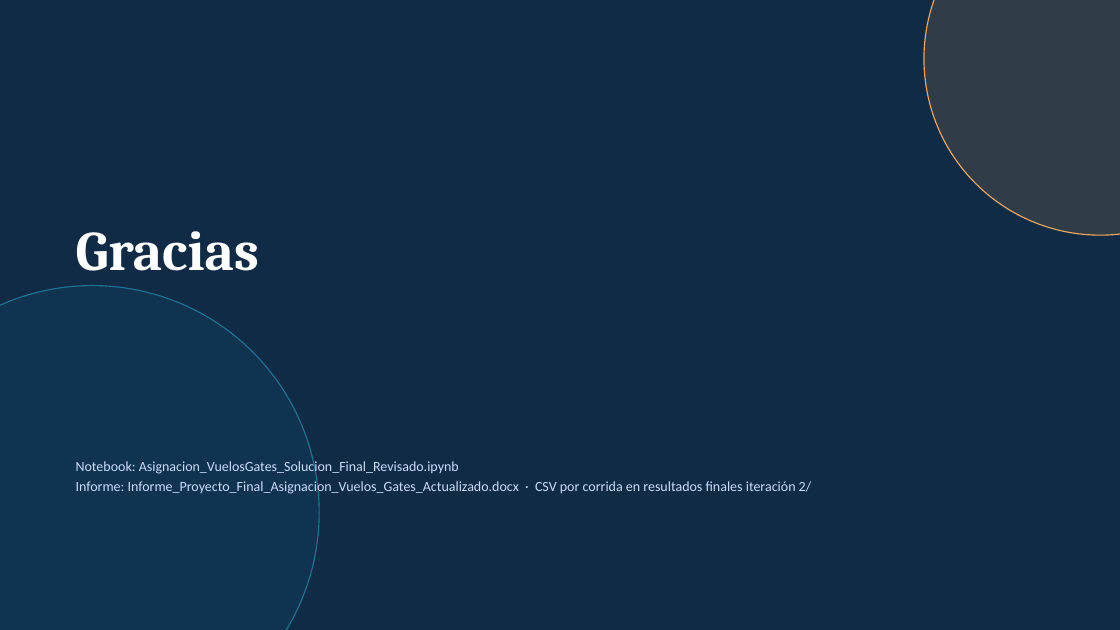
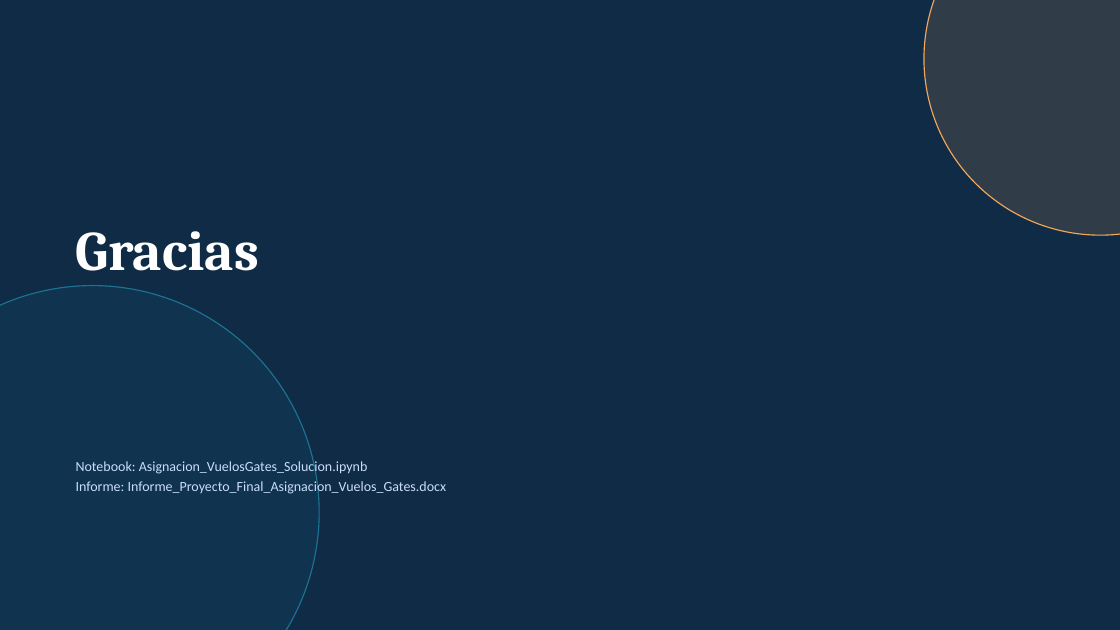
Before and after one commit to DiegoChiang/VuelosGates_Problema3, a slide deck: slide 19 of Presentacion_Asignacion_VuelosGates.pptx. Drawn at 1120x630 pixels with LibreOffice and Linux fonts; fonts in the diff are those of the drawing. Boxes give left, top, right and bottom in pixels: in the first picture for what was removed or moved away, otherwise in the second. Text is boxed around its words. In the diff, an @@ line names an element or a change of style, - is before the commit and + after.

```diff
--- a/Presentacion_Asignacion_VuelosGates.pptx
+++ b/Presentacion_Asignacion_VuelosGates.pptx
@@ text at (76, 459, 447, 496): text changed @@
-Notebook: Asignacion_VuelosGates_Solucion_Final_Revisado.ipynb
-Informe: Informe_Proyecto_Final_Asignacion_Vuelos_Gates_Actualizado.docx · CSV por corrida en resultados finales iteración 2/
+Notebook: Asignacion_VuelosGates_Solucion.ipynb
+Informe: Informe_Proyecto_Final_Asignacion_Vuelos_Gates.docx
```
